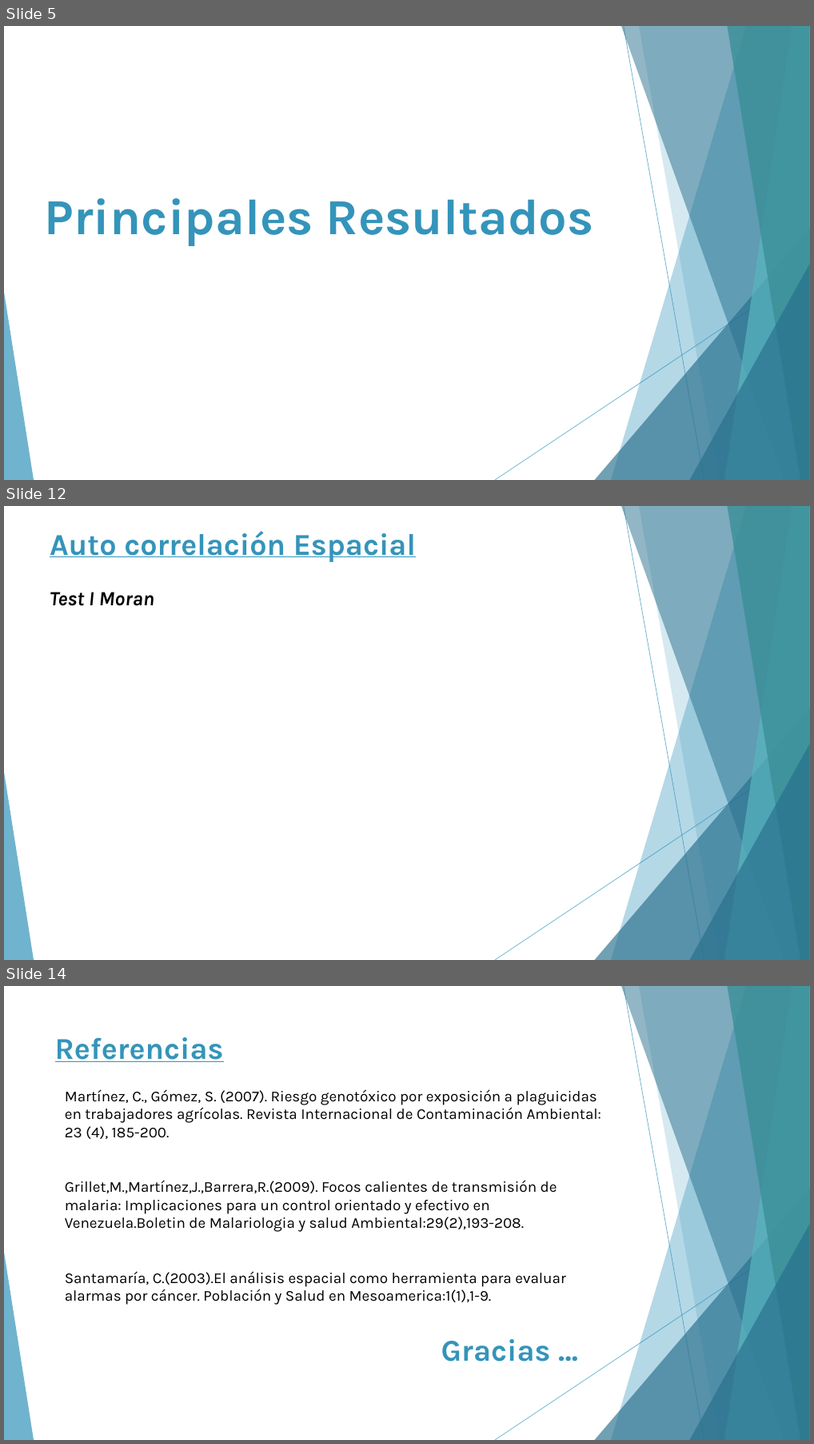
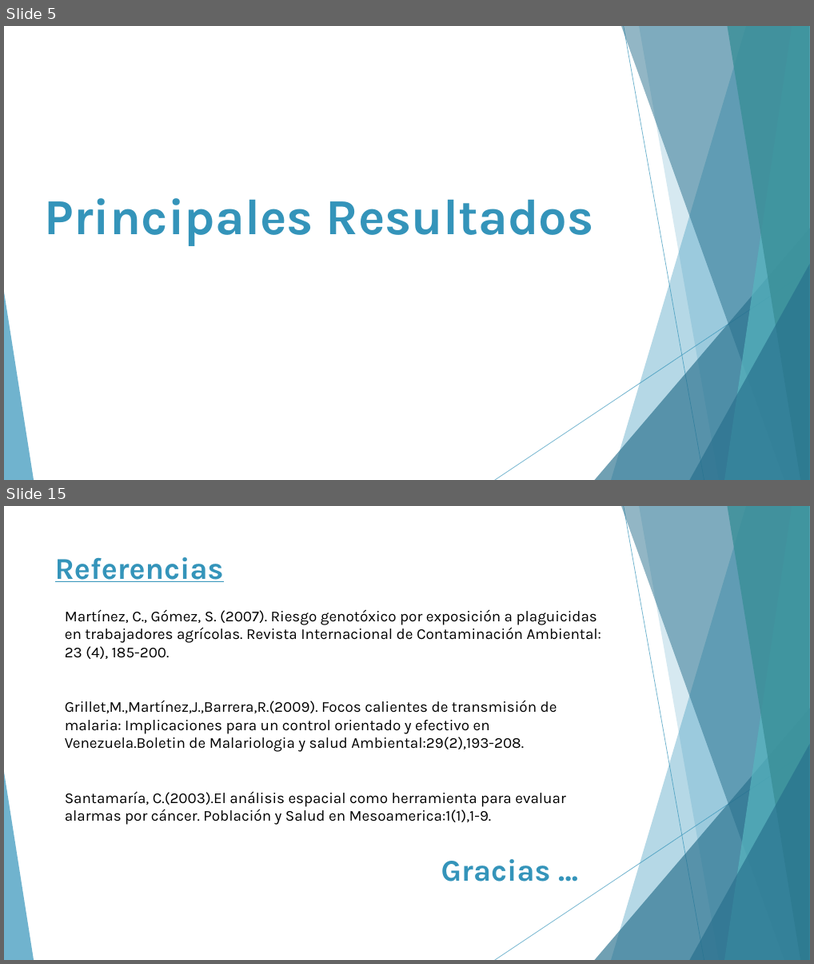
Before and after one commit to andresarguedas/Intoxicaciones-CR-2007-2014, a slide deck: Presentación - Intoxicaciones.pptx. Shown one above the other, each under a label of ours: slides 5, 12 and 14 before the commit, slides 5 and 15 after it; the slides between them are not shown. The pictures are 814x1444 and 814x964 pixels, drawn with LibreOffice and Linux fonts; fonts in the diff are those of the drawing. Boxes give left, top, right and bottom in pixels: in the first picture for what was removed or moved away, otherwise in the second. Text is boxed around its words. In the diff, an @@ line names an element or a change of style, - is before the commit and + after.

```diff
--- a/Presentación - Intoxicaciones.pptx
+++ b/Presentación - Intoxicaciones.pptx
@@ slide 12 removed at [4,506,810,960], background #FFFFFF; not listed: 10 template elements that a slide beside it also shows @@
@@ title removed at [50,531,416,562] @@
-Auto correlación Espacial
@@ text removed at [50,592,154,606] @@
-Test I Moran
@@ what was slide 14 is now slide 15 @@
```
Also in this commit, not shown: 1 slide changed, 9 slides added, 7 other slides removed, 4 other files.
